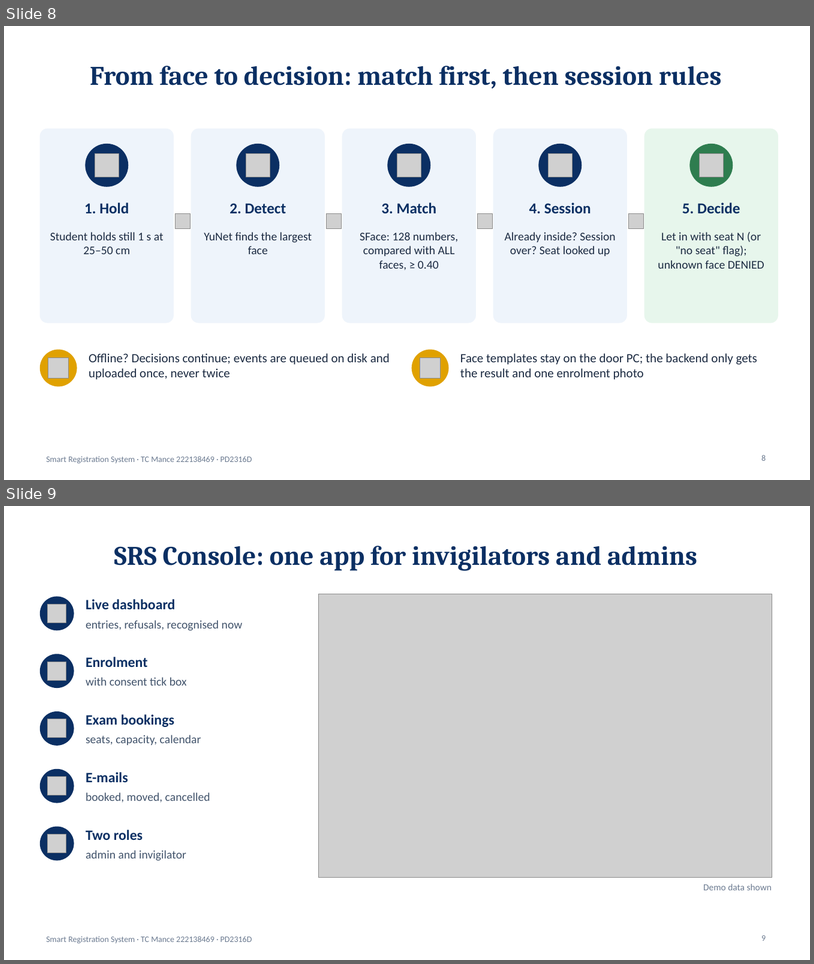
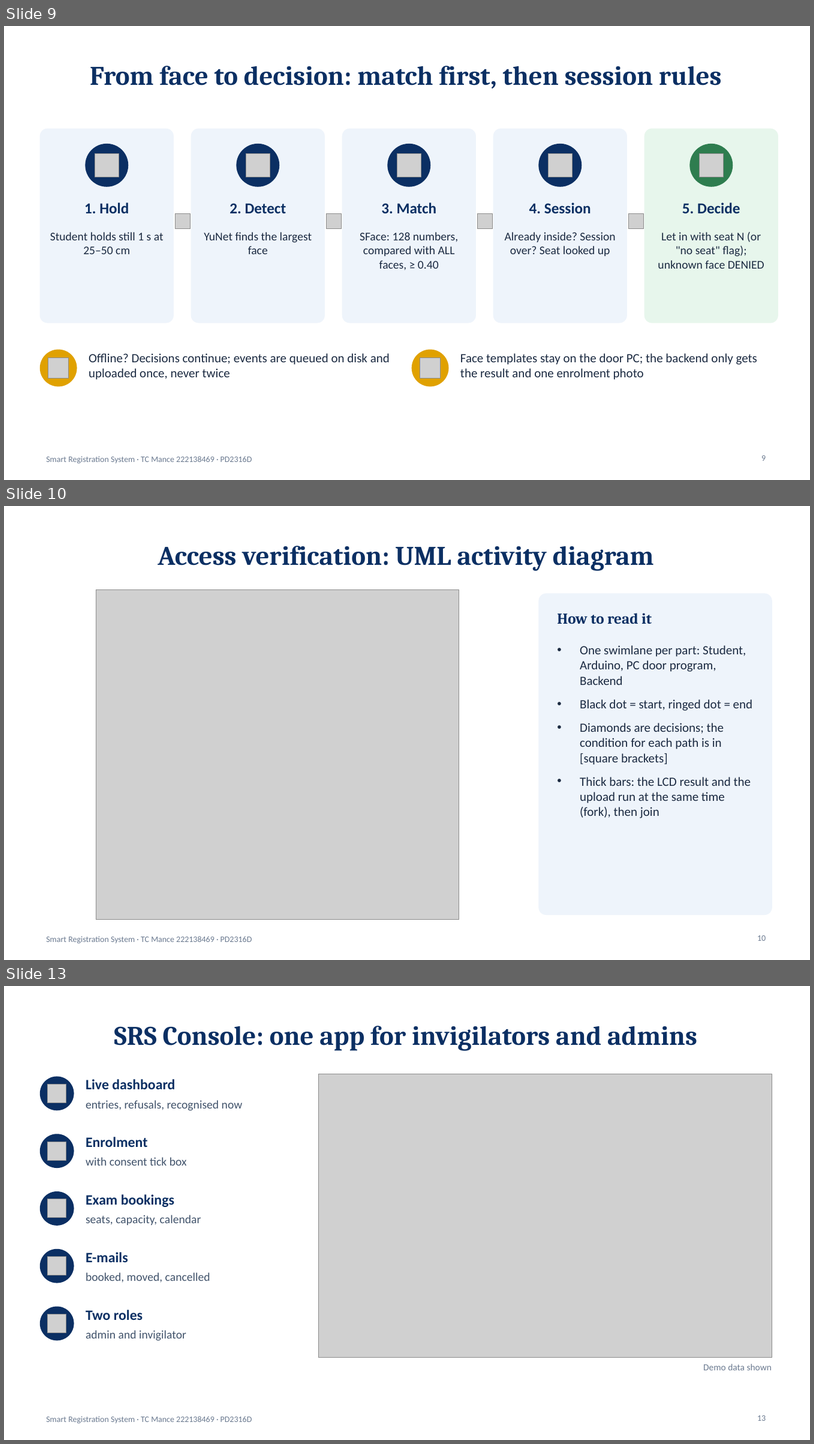
Before and after one commit to TebogoClifford/Smart_Registration_System, a slide deck: docs_out/SRS_Presentation_TC_Mance.pptx. Shown one above the other, each under a label of ours: slides 8 and 9 before the commit, slides 9, 10 and 13 after it; the slides between them are not shown. The pictures are 814x964 and 814x1444 pixels, drawn with LibreOffice and Linux fonts; fonts in the diff are those of the drawing; grey boxes stand for pictures. Boxes give left, top, right and bottom in pixels: in the first picture for what was removed or moved away, otherwise in the second. Text is boxed around its words. In the diff, an @@ line names an element or a change of style, - is before the commit and + after.

```diff
--- a/docs_out/SRS_Presentation_TC_Mance.pptx
+++ b/docs_out/SRS_Presentation_TC_Mance.pptx
@@ slide 10 added at [4,506,810,960], background #FFFFFF; not listed: 1 template element that a slide beside it also shows @@
@@ title added at [158,546,654,571], 32 pt, text #0B2F63, bold @@
+Access verification: UML activity diagram
@@ picture added at [96,589,459,919] @@
@@ rounded rectangle added at [539,594,772,915], fill #EEF4FB, outline #EEF4FB 1 pt @@
@@ text added at [557,613,652,624], 18 pt, text #0B2F63, bold @@
+How to read it
@@ text added at [580,645,753,818], 15 pt, text #1B2A41 @@
+• One swimlane per part: Student, Arduino, PC door program, Backend
+• Black dot = start, ringed dot = end
+• Diamonds are decisions; the condition for each path is in [square brackets]
+• Thick bars: the LCD result and the upload run at the same time (fork), then join
@@ page number added at [758,935,766,940], 10 pt, text #6B7A90 @@
+10
@@ what was slide 8 is now slide 9 @@
@@ page number at [762,455,766,460]: text changed @@
-8
+9
@@ what was slide 9 is now slide 13 @@
@@ page number at [758,1415,766,1420]: text changed @@
-9
+13
```
Also in this commit, not shown: 2 slides changed, 7 other slides added.
